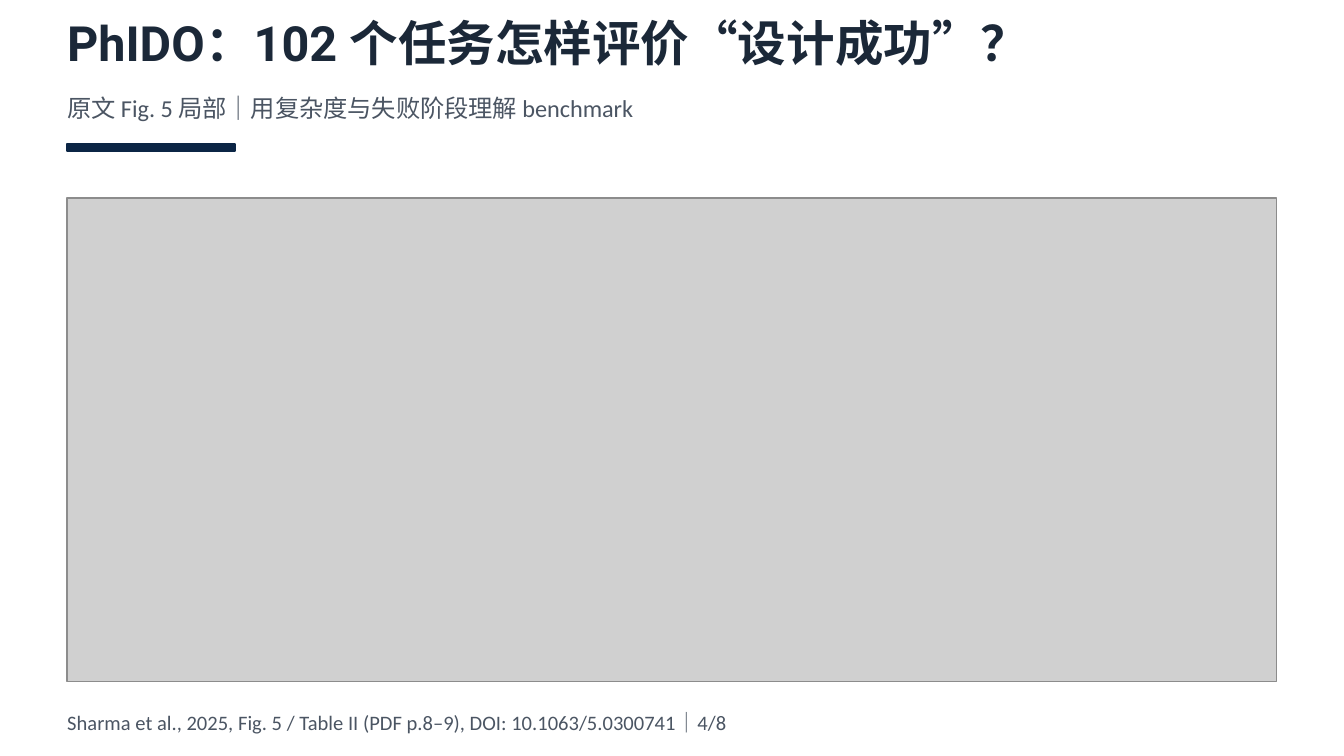
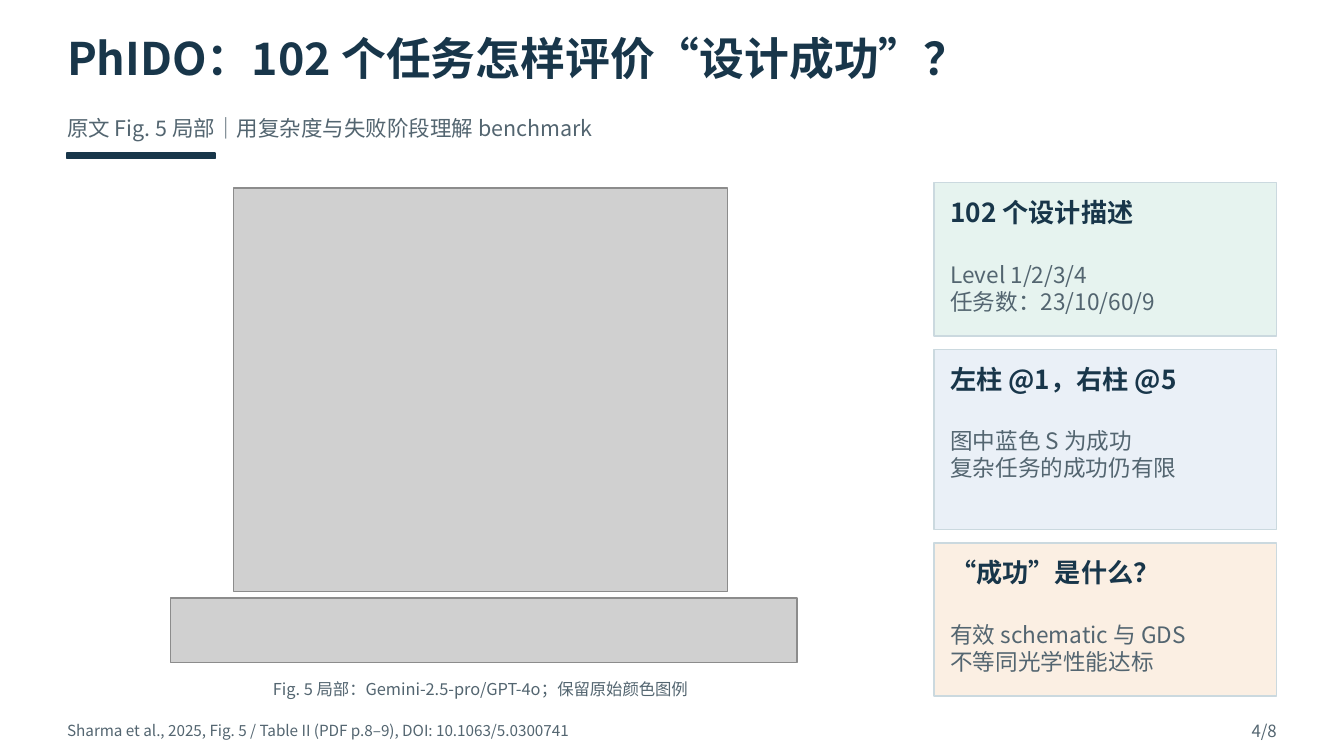
Before and after one commit to LlewynDavis/PIC_Harness_Research, a slide deck: slide 4 of presentations/task-018-class-harness/Harness_课堂汇报_项目重点版.pptx. Drawn at 1344x756 pixels with LibreOffice and Linux fonts; fonts in the diff are those of the drawing; grey boxes stand for pictures. Boxes give left, top, right and bottom in pixels: in the first picture for what was removed or moved away, otherwise in the second. Text is boxed around its words. In the diff, an @@ line names an element or a change of style, - is before the commit and + after.

```diff
--- a/presentations/task-018-class-harness/Harness_课堂汇报_项目重点版.pptx
+++ b/presentations/task-018-class-harness/Harness_课堂汇报_项目重点版.pptx
@@ text "PhIDO：102 个任务怎样评价“设计成功”？": place and size @@
-text "PhIDO：102 个任务怎样评价“设计成功”？" at box(67, 19, 1029, 66)
+text "PhIDO：102 个任务怎样评价“设计成功”？" at box(67, 36, 968, 80)
@@ text "PhIDO：102 个任务怎样评价“设计成功”？" at box(67, 36, 968, 80): size 26 to 24 pt, font Roboto to Noto Sans CJK SC, text colour #1B2838 to #18364A; vertical alignment top to middle @@
@@ text "原文 Fig. 5 局部｜用复杂度与失败阶段理解 benchmark": place and size @@
-text "原文 Fig. 5 局部｜用复杂度与失败阶段理解 benchmark" at box(67, 95, 633, 121)
+text "原文 Fig. 5 局部｜用复杂度与失败阶段理解 benchmark" at box(67, 117, 592, 142)
@@ text "原文 Fig. 5 局部｜用复杂度与失败阶段理解 benchmark" at box(67, 117, 592, 142): size 13 to 11.5 pt, font Calibri to Noto Sans CJK SC, text colour #4B5563 to #536570; vertical alignment top to middle @@
@@ rectangle: place and size @@
-rectangle at box(67, 144, 235, 151)
+rectangle at box(67, 153, 215, 159)
@@ rectangle at box(67, 153, 215, 159): fill #0B2545 to #18364A; outline #0B2545 1 pt to #18364A 1 pt @@
@@ picture: place and size @@
-picture at box(67, 198, 1277, 681)
+picture at box(234, 188, 728, 591)
@@ rectangle added at box(934, 183, 1277, 336), fill #E6F3EF, outline #CBD9DF 0.7 pt @@
@@ text added at box(950, 199, 1134, 225), 14 pt, text #18364A, bold @@
+102 个设计描述
@@ text added at box(950, 265, 1155, 314), 12.1 pt, text #536570 @@
+Level 1/2/3/4
+任务数：23/10/60/9
@@ rectangle added at box(934, 349, 1277, 530), fill #EAF0F7, outline #CBD9DF 0.7 pt @@
@@ text added at box(950, 366, 1177, 394), 14 pt, text #18364A, bold @@
+左柱 @1，右柱 @5
@@ text added at box(950, 430, 1176, 478), 12.1 pt, text #536570 @@
+图中蓝色 S 为成功
+复杂任务的成功仍有限
@@ rectangle added at box(934, 543, 1277, 696), fill #FBEFE3, outline #CBD9DF 0.7 pt @@
@@ text added at box(950, 559, 1159, 585), 14 pt, text #18364A, bold @@
+“成功”是什么？
@@ picture added at box(171, 598, 797, 663) @@
@@ text added at box(950, 624, 1186, 672), 12.1 pt, text #536570 @@
+有效 schematic 与 GDS
+不等同光学性能达标
@@ text added at box(273, 681, 688, 699), 8.8 pt, text #536570 @@
+Fig. 5 局部：Gemini-2.5-pro/GPT-4o；保留原始颜色图例
@@ text at box(67, 723, 569, 740): text changed; size 11 to 8.2 pt; font Calibri to Noto Sans CJK SC; text colour #4B5563 to #536570 @@
-Sharma et al., 2025, Fig. 5 / Table II (PDF p.8–9), DOI: 10.1063/5.0300741｜4/8
+Sharma et al., 2025, Fig. 5 / Table II (PDF p.8–9), DOI: 10.1063/5.0300741
@@ text added at box(1252, 723, 1277, 740), 9 pt, text #536570 @@
+4/8
```
Also in this commit, not shown: 7 other slides changed, 30 other files.
